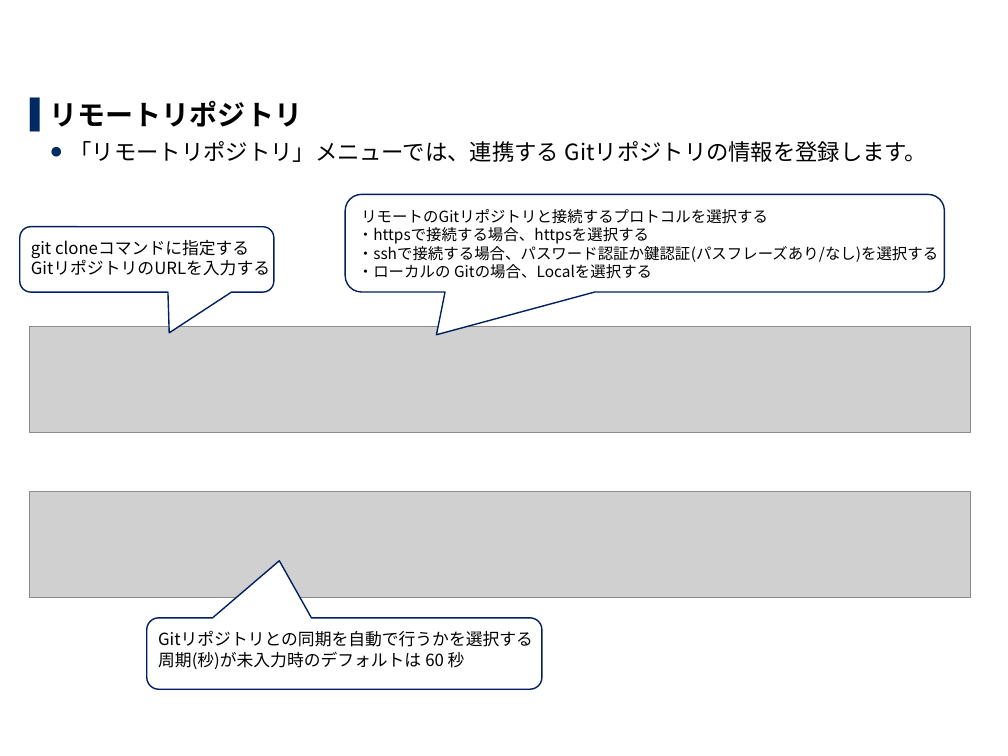
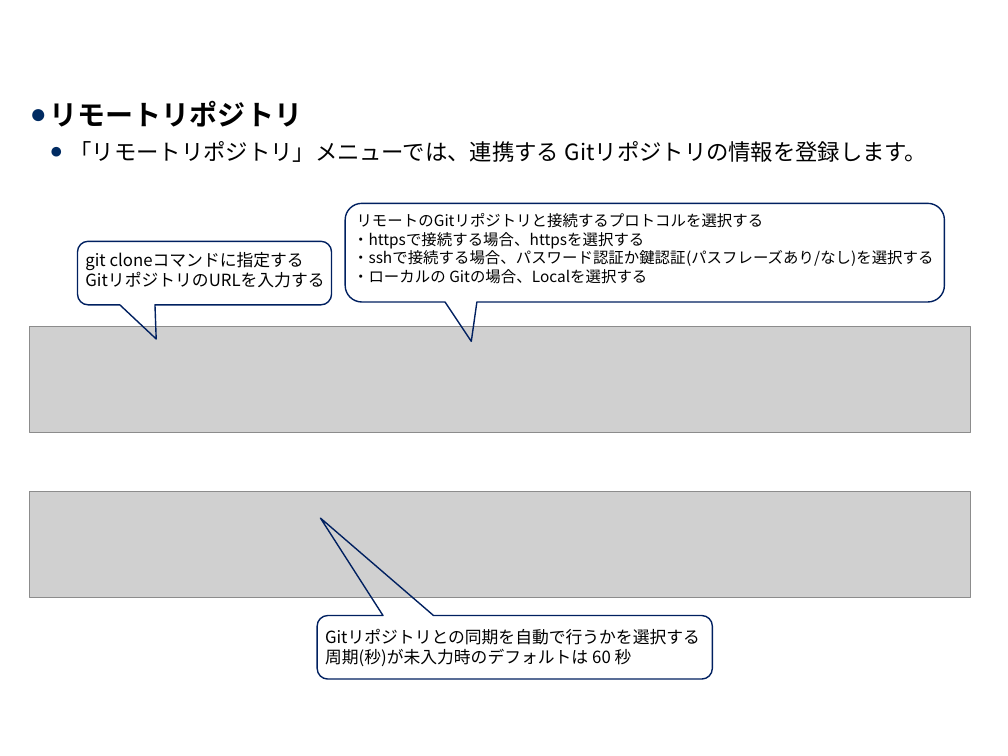
Before and after one commit to exastro-suite/it-automation-docs, a slide deck: slide 9 of asset/Learn_ja/ITA-CICD_for_lac_ja.pptx. Drawn at 1008x756 pixels with LibreOffice and Linux fonts; fonts in the diff are those of the drawing; grey boxes stand for pictures; background and template pictures are left out. Boxes give left, top, right and bottom in pixels: in the first picture for what was removed or moved away, otherwise in the second. Text is boxed around its words. In the diff, an @@ line names an element or a change of style, - is before the commit and + after.

```diff
--- a/asset/Learn_ja/ITA-CICD_for_lac_ja.pptx
+++ b/asset/Learn_ja/ITA-CICD_for_lac_ja.pptx
@@ rounded speech box removed at [345,195,943,292] @@
-リモートのGitリポジトリと接続するプロトコルを選択する
-・httpsで接続する場合、httpsを選択する
-・sshで接続する場合、パスワード認証か鍵認証(パスフレーズあり/なし)を選択する
-・ローカルの Gitの場合、Localを選択する
@@ freeform shape added at [345,204,943,342], outline #002060 1 pt, 11 pt, text #000000 @@
+リモートのGitリポジトリと接続するプロトコルを選択する
+・httpsで接続する場合、httpsを選択する
+・sshで接続する場合、パスワード認証か鍵認証(パスフレーズあり/なし)を選択する
+・ローカルの Gitの場合、Localを選択する
@@ rounded speech box removed at [20,227,274,292] @@
-git cloneコマンドに指定する
-GitリポジトリのURLを入力する
@@ freeform shape added at [78,241,332,339], outline #002060 1 pt, 12 pt, text #000000 @@
+git cloneコマンドに指定する
+GitリポジトリのURLを入力する
@@ freeform shape added at [318,518,713,679], outline #002060 1 pt, 12 pt, text #000000 @@
+Gitリポジトリとの同期を自動で行うかを選択する
+周期(秒)が未入力時のデフォルトは 60 秒
@@ rounded speech box removed at [147,618,542,689] @@
-Gitリポジトリとの同期を自動で行うかを選択する
-周期(秒)が未入力時のデフォルトは 60 秒
```
Also in this commit, not shown: 9 other slides changed, 1 slide removed, 3 other files.
